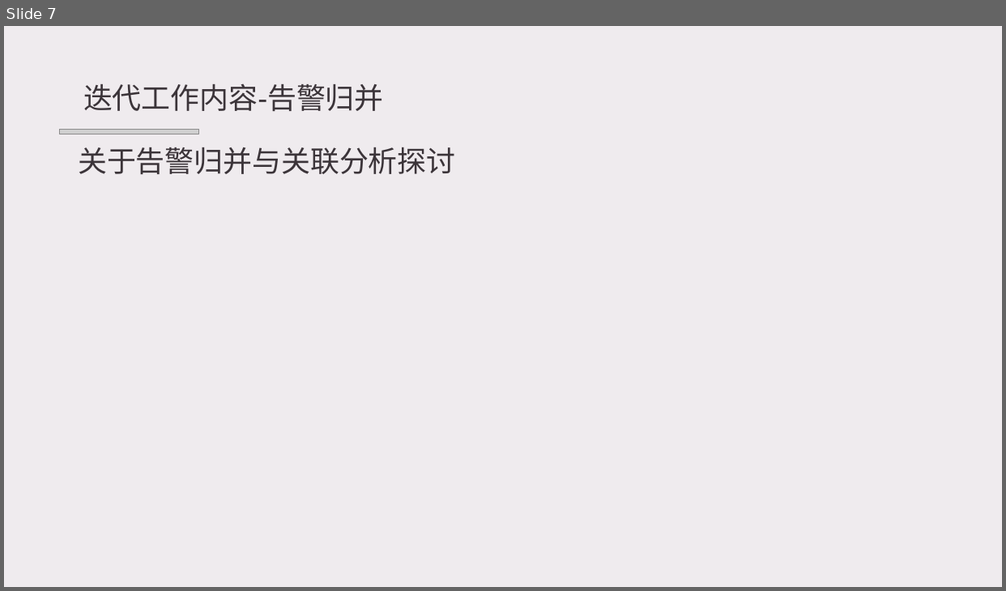
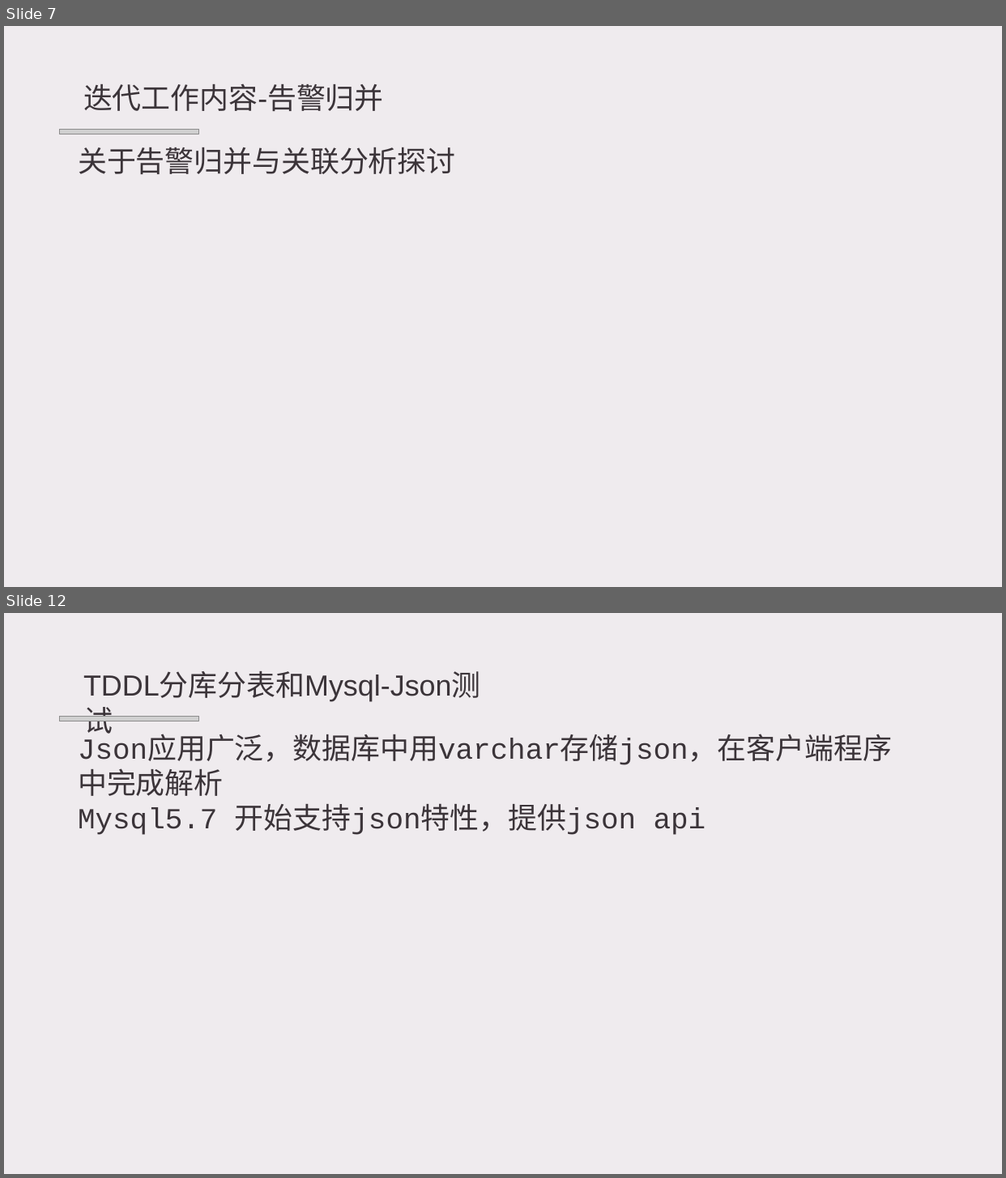
Before and after one commit to lkpnotice/lkptest2, a slide deck: 入职总结-坤极.pptx. Shown one above the other, each under a label of ours: slide 7 before the commit, slides 7 and 12 after it; the slides between them are not shown. The pictures are 1006x591 and 1006x1178 pixels, drawn with LibreOffice and Linux fonts; fonts in the diff are those of the drawing; grey boxes stand for pictures; background and template pictures are left out. Boxes give left, top, right and bottom in pixels: in the first picture for what was removed or moved away, otherwise in the second. Text is boxed around its words. In the diff, an @@ line names an element or a change of style, - is before the commit and + after.

Commit message:
测试
测试

```diff
--- a/入职总结-坤极.pptx
+++ b/入职总结-坤极.pptx
@@ slide 12 added at [4, 613, 1002, 1174], background picture (left out) @@
@@ text added at [83, 673, 481, 701], 28 pt, text #3B3439 @@
+TDDL分库分表和Mysql-Json测试
@@ picture added at [59, 717, 198, 722] @@
@@ text added at [78, 739, 892, 835], 28 pt, text #3B3439 @@
+Json应用广泛，数据库中用varchar存储json，在客户端程序中完成解析
+Mysql5.7 开始支持json特性，提供json api
```
Also in this commit, not shown: 1 slide changed, 7 other slides added.
